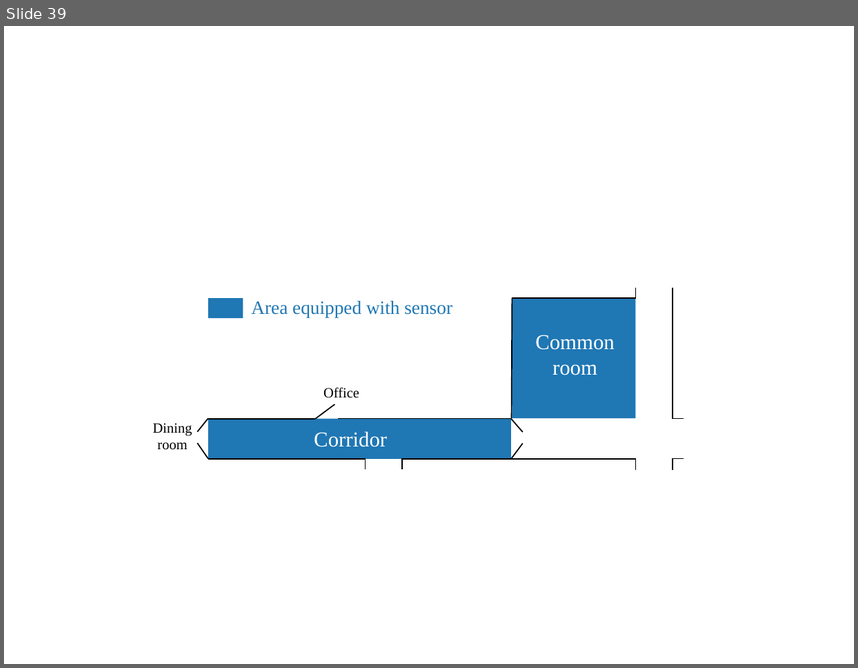
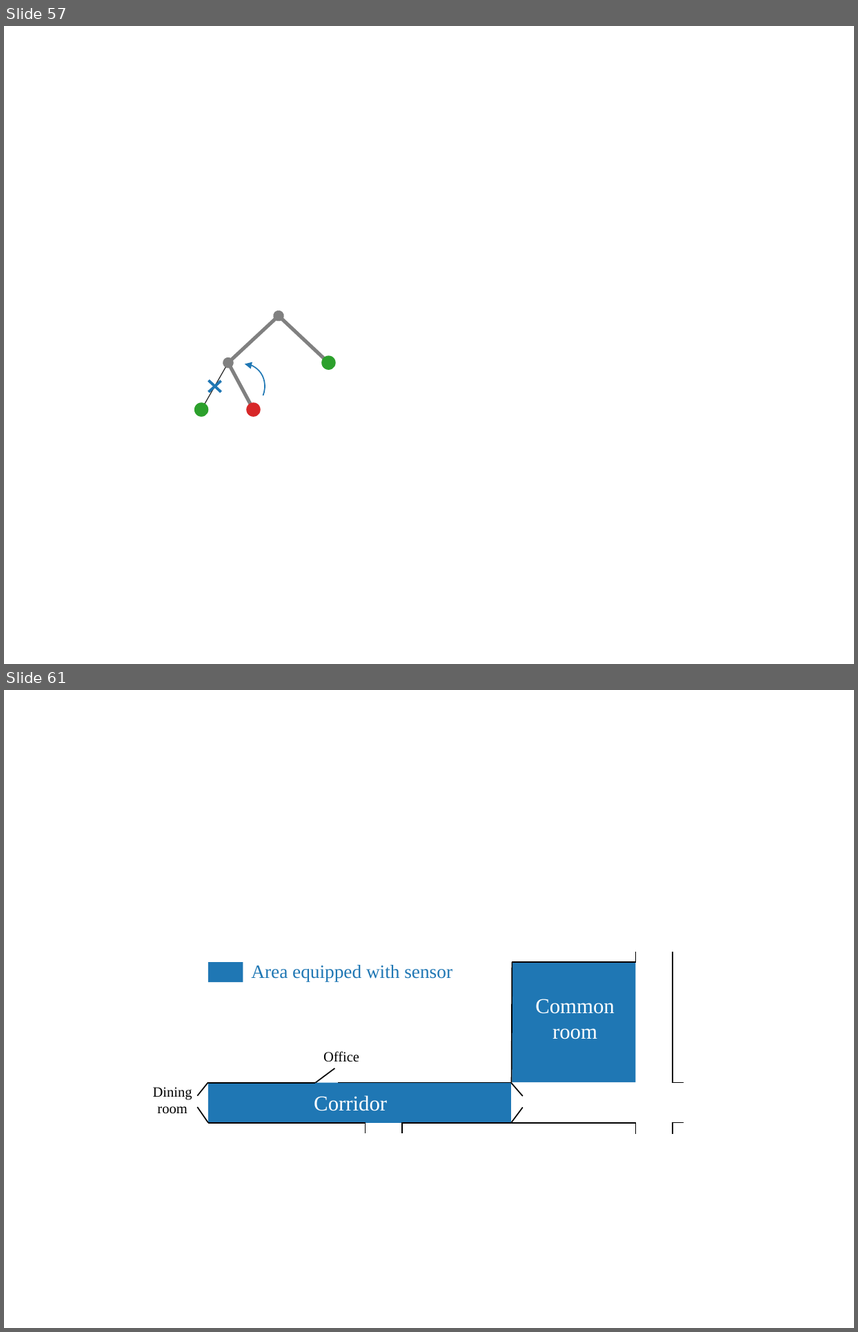
Before and after one commit to lminvielle/soutenance, a slide deck: images/ppt/schemas.pptx. Shown one above the other, each under a label of ours: slide 39 before the commit, slides 57 and 61 after it; the slides between them are not shown. The pictures are 858x668 and 858x1332 pixels, drawn with LibreOffice and Linux fonts; fonts in the diff are those of the drawing. Boxes give left, top, right and bottom in pixels: in the first picture for what was removed or moved away, otherwise in the second. Text is boxed around its words. In the diff, an @@ line names an element or a change of style, - is before the commit and + after.

```diff
--- a/images/ppt/schemas.pptx
+++ b/images/ppt/schemas.pptx
@@ slide 57 added at [4,26,854,664], background #FFFFFF @@
@@ ellipse added at [275,312,283,319], fill #262626 @@
@@ double arrow added from (279, 316) to (228, 363), #808080 3 pt @@
@@ double arrow added from (279, 316) to (329, 363), #808080 3 pt @@
@@ arc (boxed as its full ellipse) added at [209,355,274,422], outline #1F77B4 1 pt @@
@@ ellipse added at [322,356,337,370], fill #2CA02C @@
@@ double arrow added from (228, 363) to (201, 410), #262626 0.75 pt @@
@@ double arrow added from (228, 363) to (253, 410), #808080 3 pt @@
@@ line added from (209, 381) to (221, 392), #1F77B4 2.25 pt @@
@@ line added from (209, 392) to (221, 381), #1F77B4 2.25 pt @@
@@ ellipse added at [194,403,209,417], fill #2CA02C @@
@@ ellipse added at [246,403,261,417], fill #D72728 @@
@@ what was slide 39 is now slide 61 @@
```
Also in this commit, not shown: 1 slide changed, 21 other slides added, 39 other files.
